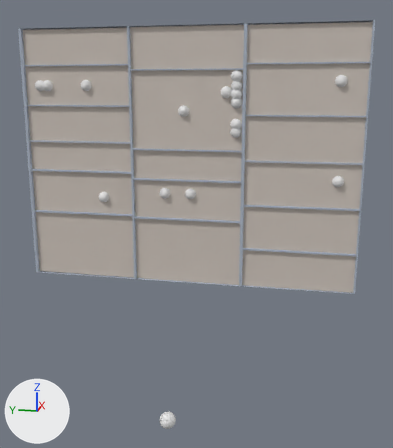
The Blender file Assets/OsaVR/Osa/Prefabs/Resources/Osa/osa.blend, before and after one commit.
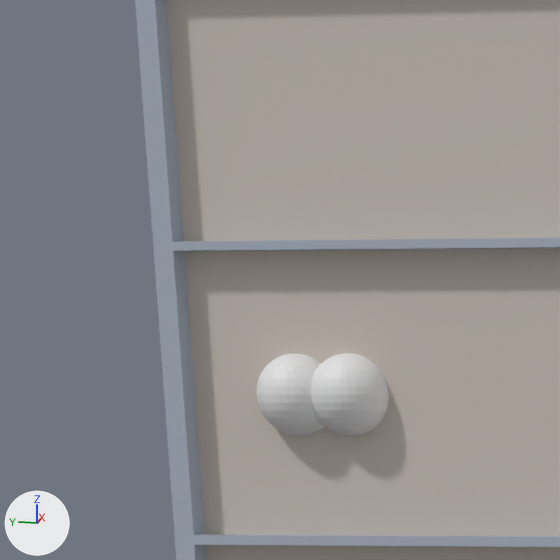
The first picture shows the older version from a camera (50 mm lens) standing at (-1.72, -0.45, 1.18) and looking at (0.78, 0.05, 0.55). The close-ups show both versions on the part from 0% to 19% of the width and 7% to 24% of the height of that picture; other places that the commit changed are outside them. The lights are fixed; the arrows at lower left show +X, +Y and +Z.

Names of what the first close-up shows: '@Intr:emissions_off:generic_button', '@Intr:emissions_on:generic_button', 'Left_Eq_Blade_0', 'Left_Eq_Blade_1', 'Left_Eq_Blade_2', 'Left_Eq_Tower'.
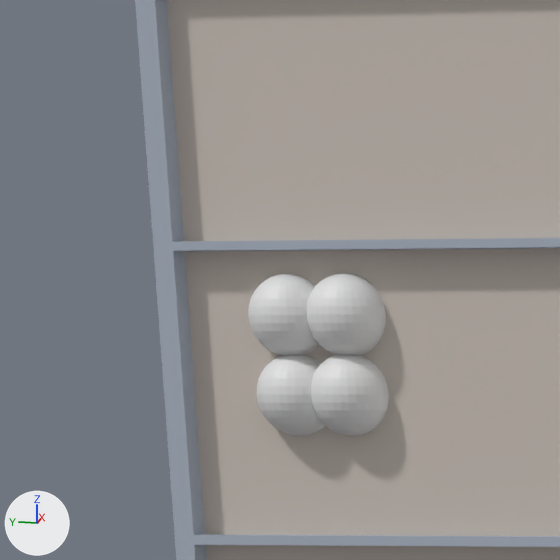
What differs and where, as boxes (x1, y1, x2, y2) in the close-ups (560 x 560 px):
```json
{"object": "@View:ssc_energy_emitting_indicator:generic_light_indicator", "change": "added", "after": [307, 273, 386, 355]}
{"object": "@View:ssc_energy_ready_indicator:generic_light_indicator", "change": "added", "after": [248, 274, 319, 356]}
```

Scene script edits in JSON lines:
```json
{"op": "add", "block": "ob_view_ssc_energy_emitting_indicator_generic_light_indicator", "code": ["ob_view_ssc_energy_emitting_indicator_generic_light_indicator = bpy.data.objects.new('@View:ssc_energy_emitting_indicator:generic_light_indicator', me_sphere_006.copy())  # the mesh of ob_intr_emissions_on_generic_button", "ob_view_ssc_energy_emitting_indicator_generic_light_indicator.parent = ob_left_eq_blade_1", "ob_view_ssc_energy_emitting_indicator_generic_light_indicator.matrix_parent_inverse = Matrix(((1.0, 0.0, 0.0, -1.16), (0.0, 1.0, 0.0, -0.99), (0.0, 0.0, 1.0, -0.465), (0.0, 0.0, 0.0, 1.0)))", "ob_view_ssc_energy_emitting_indicator_generic_light_indicator.location = (1.152, 0.955, 1.257)", "ob_view_ssc_energy_emitting_indicator_generic_light_indicator.scale = (0.03, 0.03, 0.03)"]}
{"op": "add", "block": "ob_view_ssc_energy_ready_indicator_generic_light_indicator", "code": ["ob_view_ssc_energy_ready_indicator_generic_light_indicator = bpy.data.objects.new('@View:ssc_energy_ready_indicator:generic_light_indicator', me_sphere_006.copy())  # the mesh of ob_intr_emissions_on_generic_button", "ob_view_ssc_energy_ready_indicator_generic_light_indicator.parent = ob_left_eq_blade_1", "ob_view_ssc_energy_ready_indicator_generic_light_indicator.matrix_parent_inverse = Matrix(((1.0, 0.0, 0.0, -1.16), (0.0, 1.0, 0.0, -0.99), (0.0, 0.0, 1.0, -0.465), (0.0, 0.0, 0.0, 1.0)))", "ob_view_ssc_energy_ready_indicator_generic_light_indicator.location = (1.152, 1.001, 1.257)", "ob_view_ssc_energy_ready_indicator_generic_light_indicator.scale = (0.03, 0.03, 0.03)"]}
```
